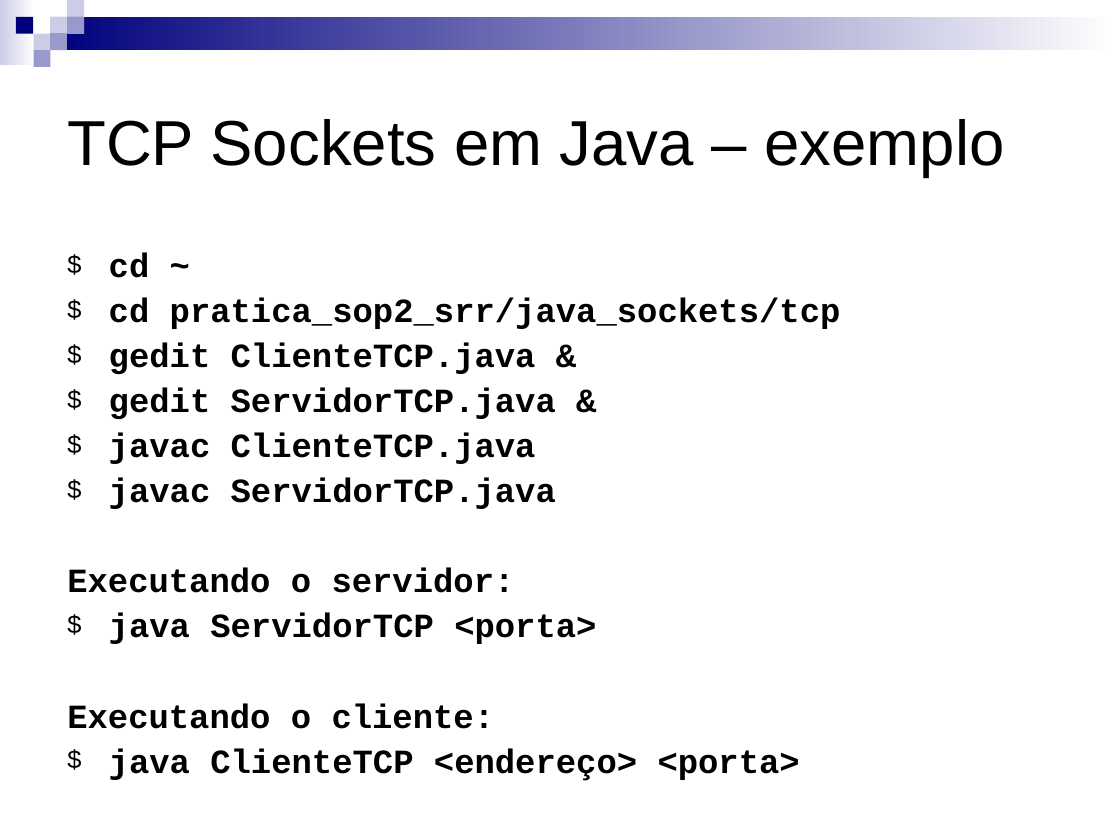
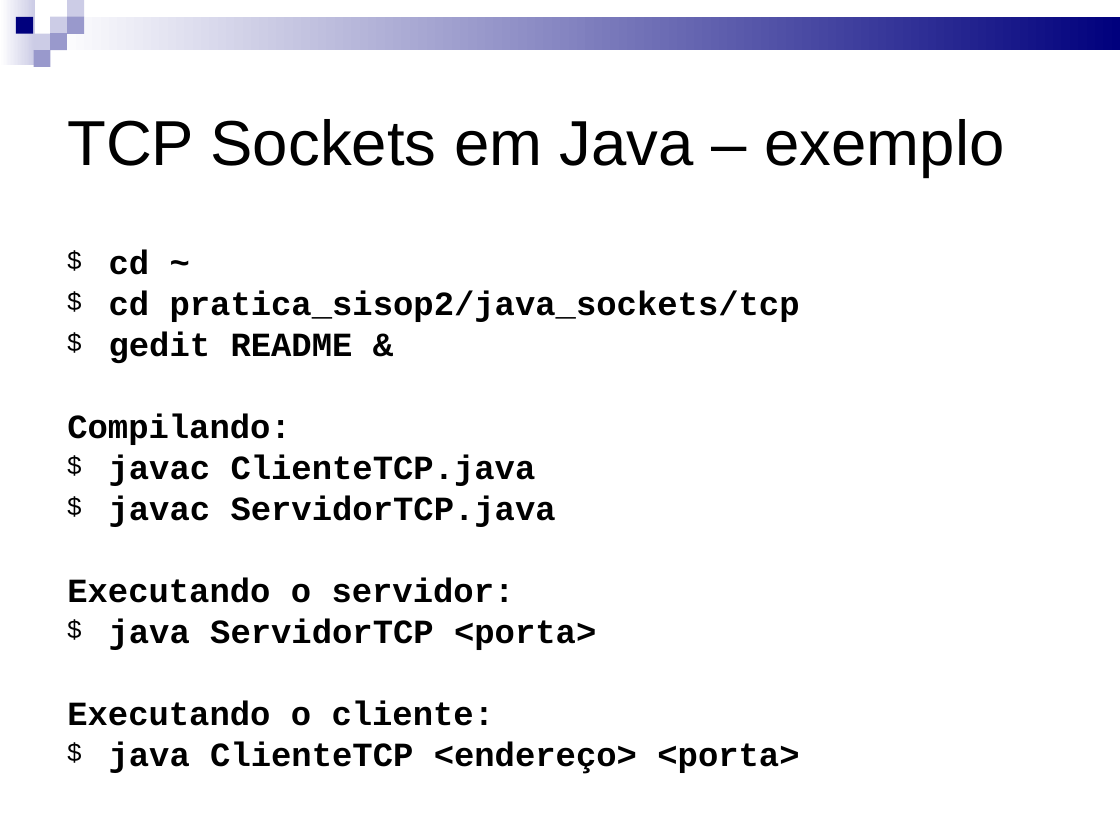
Before and after one commit to kdubezerra/kdubezerra, a slide deck: slide 14 of AD/slides_sisop2_pratica.ppt (slide 13 before the commit). Drawn at 1120x840 pixels with LibreOffice and Linux fonts; fonts in the diff are those of the drawing. Boxes give left, top, right and bottom in pixels: in the first picture for what was removed or moved away, otherwise in the second. Text is boxed around its words. In the diff, an @@ line names an element or a change of style, - is before the commit and + after.

```diff
--- a/AD/slides_sisop2_pratica.ppt
+++ b/AD/slides_sisop2_pratica.ppt
@@ rectangle at [0,0,36,65]: fill gradient #FFFFFF to #CCCCE6 to gradient #CCCCE6 to #FFFFFF @@
@@ rectangle at [51,16,1120,50]: fill gradient #FFFFFF to #00007D to gradient #00007D to #FFFFFF @@
@@ text at [67,249,799,774]: line spacing 0.9 to 0.8 @@
@@ text at [67,290,800,445]: text changed @@
-$ cd pratica_sop2_srr/java_sockets/tcp
-$ gedit ClienteTCP.java &
-$ gedit ServidorTCP.java &
+$ cd pratica_sisop2/java_sockets/tcp
+$ gedit README &
+Compilando:
```
Also in this commit, not shown: 28 other slides changed, 2 slides added, 1 slide removed, 6 other files.
